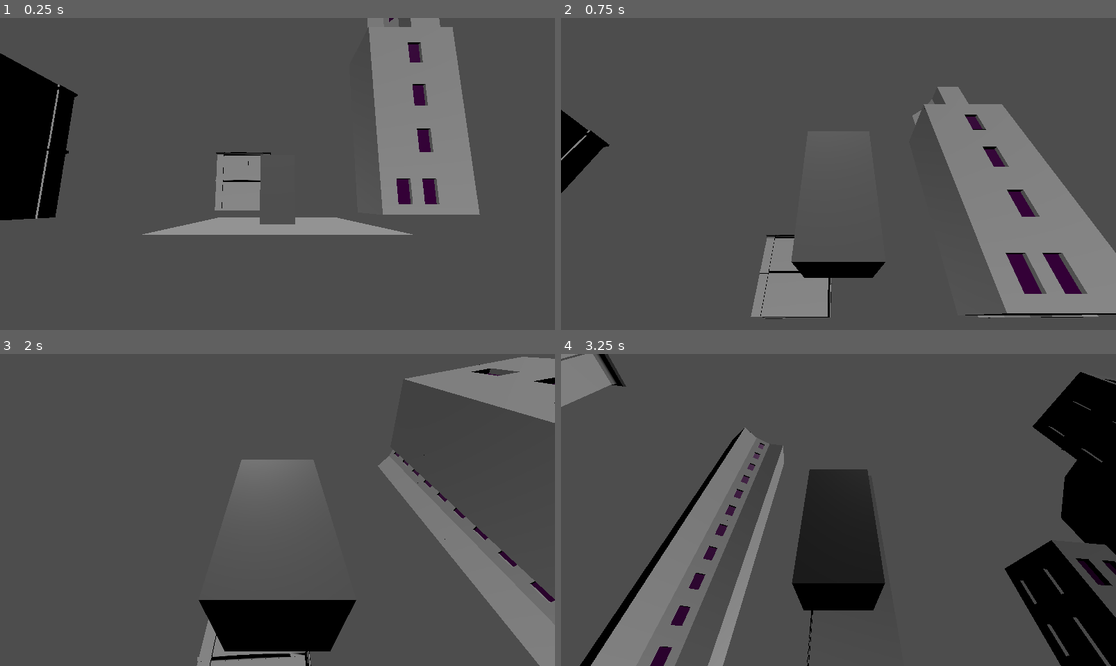
Above: before the commit, frames 1-4 (two rows, left to right).
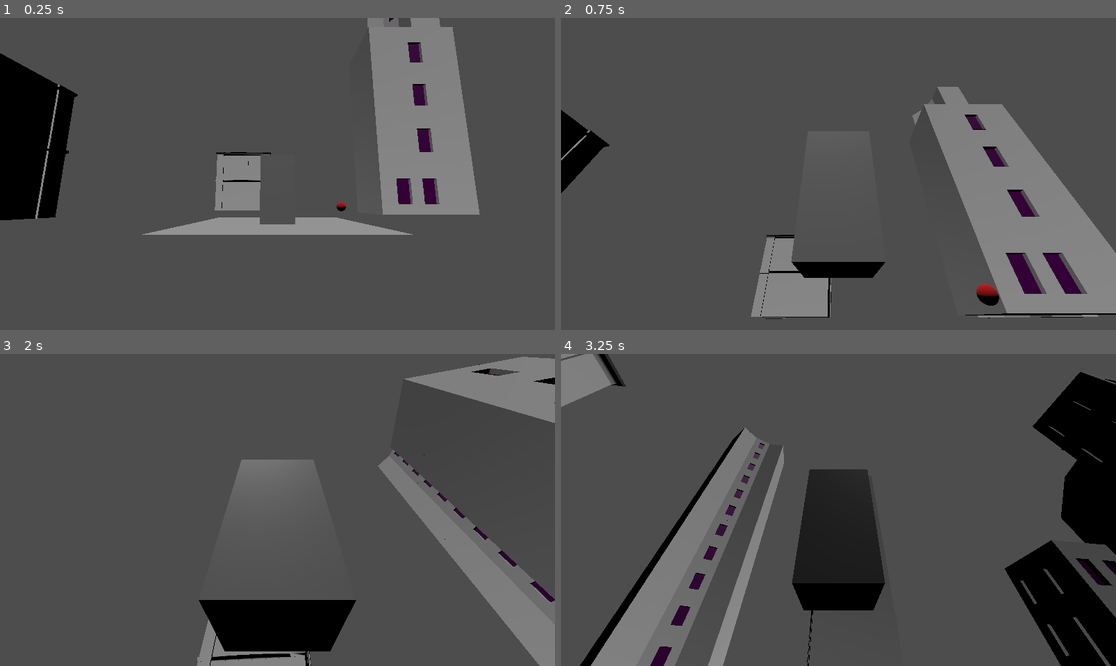
Above: after the commit, the same moments.

Repository: Paladinking/Trekorn
Game: Godot game, scene res://ScenesAndScripts/main.tscn
Same seed, same stepped clock (60 frames per second), same inputs: the game is played once before the commit and once after it.
Inputs:
- Up to frame 1 (0.25 s): no input
- Up to frame 2 (0.75 s): tap Enter at 0.5 s; hold W (go_forward) from 0.53 s (still down); hold Up (look_down) from 0.53 s (still down)
- Up to frame 3 (2 s): keep holding W (go_forward); tap Space (jump) at 0.77, 1.52 s; release Up (look_down) at 1.28 s; tap Left (look_left) at 1.35 s
- Up to frame 4 (3.25 s): release W (go_forward) at 2.03 s; hold Right (look_right) 2.03-2.78 s; hold A (go_left) from 2.03 s (still down); tap Down (look_up) at 2.85 s; tap Space (jump) at 3.02 s

The runs differ from the first frame. In frame 1, less than 0.1% of the frame differs, in the area x 60-63%, y 59-62%; in frame 2, 0.2%, in the area x 74-79%, y 85-93%; in frame 3, less than 0.1%; in frame 4, less than 0.1%.

Commit message:
Added bullet

Diff:
--- /dev/null
+++ b/ScenesAndScripts/Characters/bullet.gd
@@ -0,0 +1,10 @@
+extends RigidBody3D
+
+# Called when the node enters the scene tree for the first time.
+func _ready():
+	pass # Replace with function body.
+
+
+# Called every frame. 'delta' is the elapsed time since the previous frame.
+func _process(delta):
+	pass
--- /dev/null
+++ b/ScenesAndScripts/Characters/bullet.tscn
@@ -0,0 +1,21 @@
+[gd_scene load_steps=4 format=3 uid="uid://d36jvboyckstd"]
+
+[sub_resource type="StandardMaterial3D" id="StandardMaterial3D_2cis1"]
+albedo_color = Color(0.690196, 0, 0, 1)
+
+[sub_resource type="SphereMesh" id="SphereMesh_iigdc"]
+material = SubResource("StandardMaterial3D_2cis1")
+radius = 0.2
+height = 0.4
+
+[sub_resource type="SphereShape3D" id="SphereShape3D_k8uwa"]
+radius = 0.2
+
+[node name="Bullet" type="RigidBody3D"]
+linear_velocity = Vector3(1, 0.1, 0)
+
+[node name="MeshInstance3D" type="MeshInstance3D" parent="."]
+mesh = SubResource("SphereMesh_iigdc")
+
+[node name="CollisionShape3D" type="CollisionShape3D" parent="."]
+shape = SubResource("SphereShape3D_k8uwa")
--- a/ScenesAndScripts/Characters/player.gd
+++ b/ScenesAndScripts/Characters/player.gd
@@ -1,6 +1,6 @@
 extends CharacterBody3D
 
-
+const SHOOT_COOLDOWN: float = 3.0
 const SPEED = 6.0
 const SPRINT_SPEED_MULT = 2
 const SLOW_DOWN_MULT = 0.5
@@ -23,9 +23,12 @@
 const CAMERA_ANGLE_X_MAX = deg_to_rad(179)
 const CAMERA_ANGLE_X_MIN = deg_to_rad(45)
 
+var shoot_cooldown: float = 0.0
+
 # Get the gravity from the project settings to be synced with RigidBody nodes.
 var gravity = ProjectSettings.get_setting("physics/3d/default_gravity")
 
+const bullet = preload("res://ScenesAndScripts/Characters/bullet.tscn")
 
 func _ready():
 	#var rot_y = CAMERA_POSITION.rotated(Vector3.UP, camera_angle_y)
@@ -49,7 +52,7 @@
 		current_speed *= SLOW_DOWN_MULT
 	velocity = velocity.move_toward(direction * current_speed, delta * current_acceleration)
 	if not direction.is_zero_approx():
-		$Model.rotation.y = -Vector3(velocity.x, 0, velocity.z).signed_angle_to(Vector3.RIGHT, Vector3.UP)
+		$Model.rotation.y = -Vector3(velocity.x, 0, velocity.z).signed_angle_to(Vector3.FORWARD, Vector3.UP)
 
 	if is_on_wall_only():
 		wall_jump_time = WALL_JUMP_MARGIN
@@ -130,6 +133,15 @@
 	elif not $Model.is_visible_in_tree():
 		$Model.show()
 
+	if Input.is_action_pressed("shoot") and shoot_cooldown <= 0:
+		var b = bullet.instantiate()
+		var dir: Vector3 = -$Model.global_basis.z
+		b.position = Vector3(position.x, position.y + 1, position.z) + 2 * dir
+		b.linear_velocity = 500 * dir
+		get_tree().root.add_child(b)
+		shoot_cooldown = SHOOT_COOLDOWN
+	shoot_cooldown -= delta
+
 #var p = false
 
 func _unhandled_key_input(event):
--- a/ScenesAndScripts/main.tscn
+++ b/ScenesAndScripts/main.tscn
@@ -1,8 +1,9 @@
-[gd_scene load_steps=4 format=3 uid="uid://0rcvhl6s8un5"]
+[gd_scene load_steps=5 format=3 uid="uid://0rcvhl6s8un5"]
 
 [ext_resource type="PackedScene" uid="uid://b8i2al5jacohu" path="res://ScenesAndScripts/Environments/world.tscn" id="1_afrpm"]
 [ext_resource type="Script" path="res://ScenesAndScripts/main.gd" id="1_wkjhj"]
 [ext_resource type="PackedScene" uid="uid://f0imj174l2fx" path="res://ScenesAndScripts/Characters/player.tscn" id="3_iomdr"]
+[ext_resource type="PackedScene" uid="uid://d36jvboyckstd" path="res://ScenesAndScripts/Characters/bullet.tscn" id="4_to15h"]
 
 [node name="main" type="Node3D"]
 script = ExtResource("1_wkjhj")
@@ -13,3 +14,6 @@
 transform = Transform3D(1, 0, 0, 0, 0.150847, 0.988557, 0, -0.988557, 0.150847, 0, 3.137, 0.889309)
 
 [node name="Player" parent="." instance=ExtResource("3_iomdr")]
+
+[node name="Bullet" parent="." instance=ExtResource("4_to15h")]
+transform = Transform3D(1, 0, 0, 0, 1, 0, 0, 0, 1, 2.62312, 0.960385, -2.88006)
